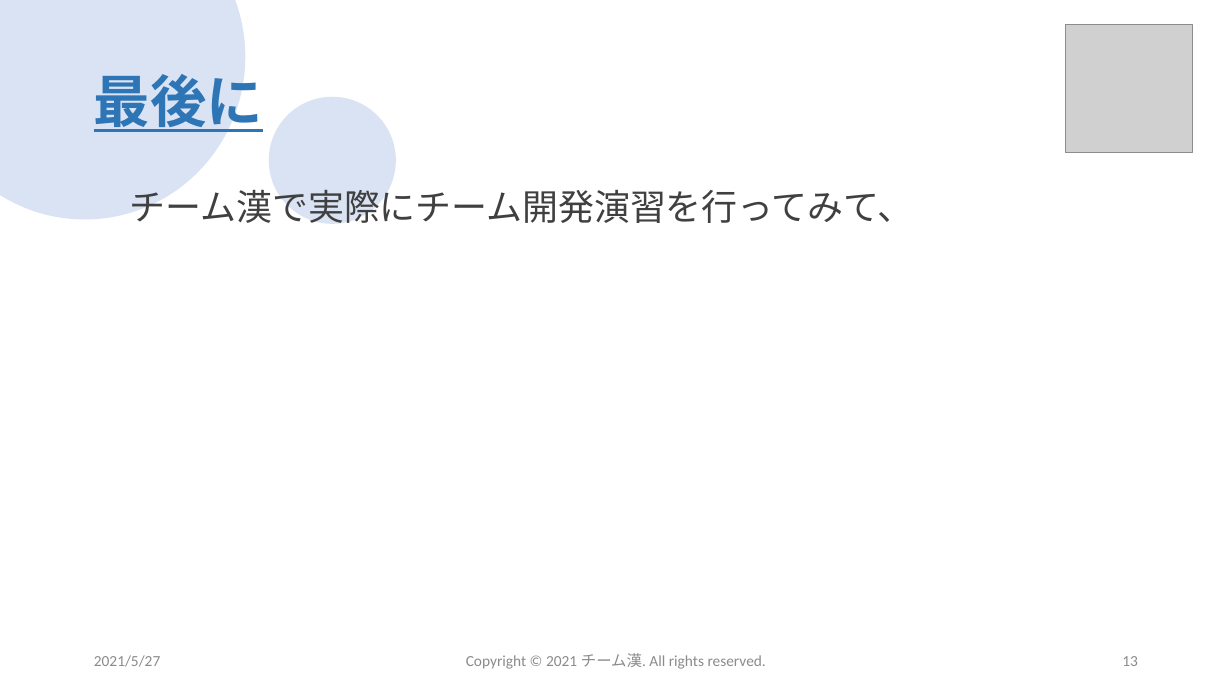
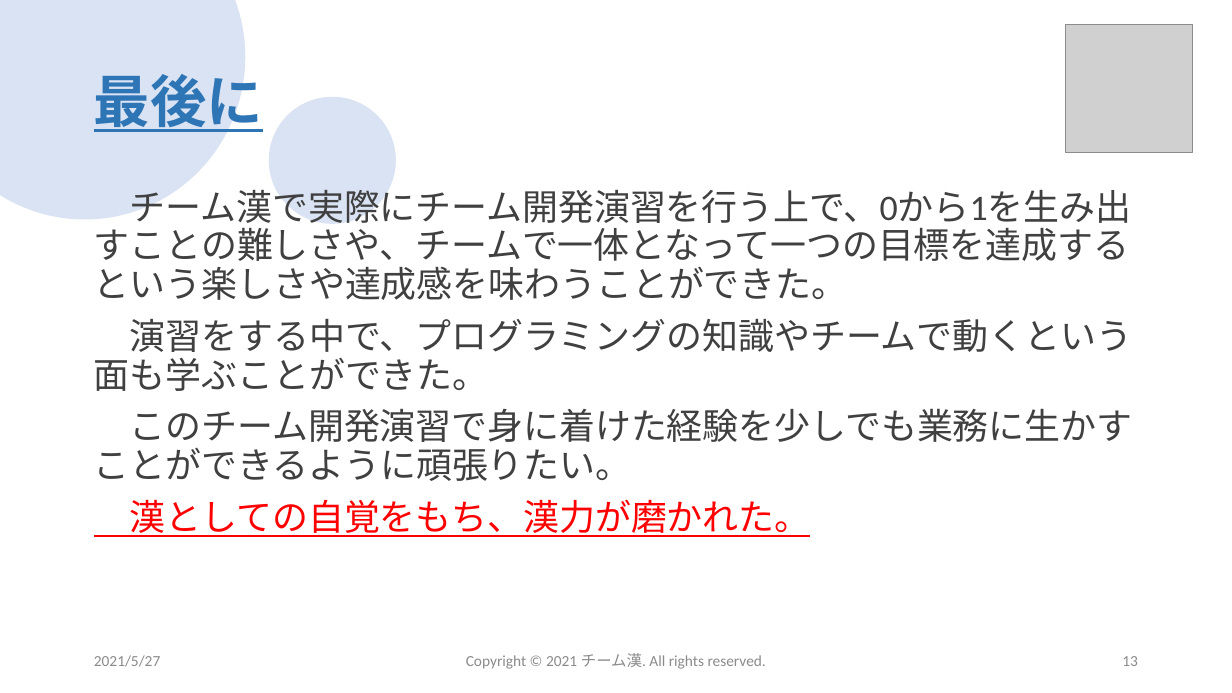
Before and after one commit to sss-sr2021/GUYS, a slide deck: slide 13 of 提出物/チーム漢_成果発表会プレゼン資料.pptx. Drawn at 1232x693 pixels with LibreOffice and Linux fonts; fonts in the diff are those of the drawing; grey boxes stand for pictures; background and template pictures are left out. Boxes give left, top, right and bottom in pixels: in the first picture for what was removed or moved away, otherwise in the second. Text is boxed around its words. In the diff, an @@ line names an element or a change of style, - is before the commit and + after.

```diff
--- a/提出物/チーム漢_成果発表会プレゼン資料.pptx
+++ b/提出物/チーム漢_成果発表会プレゼン資料.pptx
@@ text at [94, 189, 1133, 537]: text changed @@
-チーム漢で実際にチーム開発演習を行ってみて、
+チーム漢で実際にチーム開発演習を行う上で、0から1を生み出すことの難しさや、チームで一体となって一つの目標を達成するという楽しさや達成感を味わうことができた。
+演習をする中で、プログラミングの知識やチームで動くという面も学ぶことができた。
+このチーム開発演習で身に着けた経験を少しでも業務に生かすことができるように頑張りたい。
+漢としての自覚をもち、漢力が磨かれた。
```
Also in this commit, not shown: 8 other slides changed.
